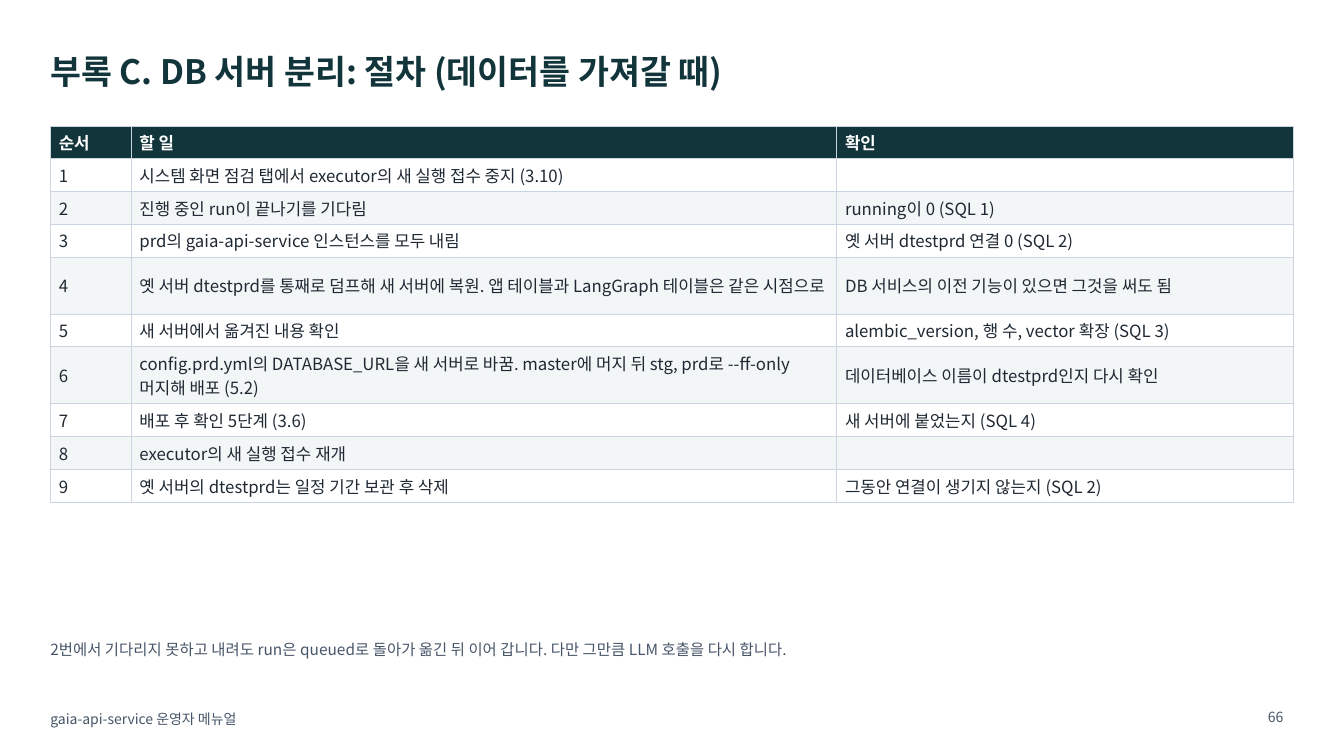
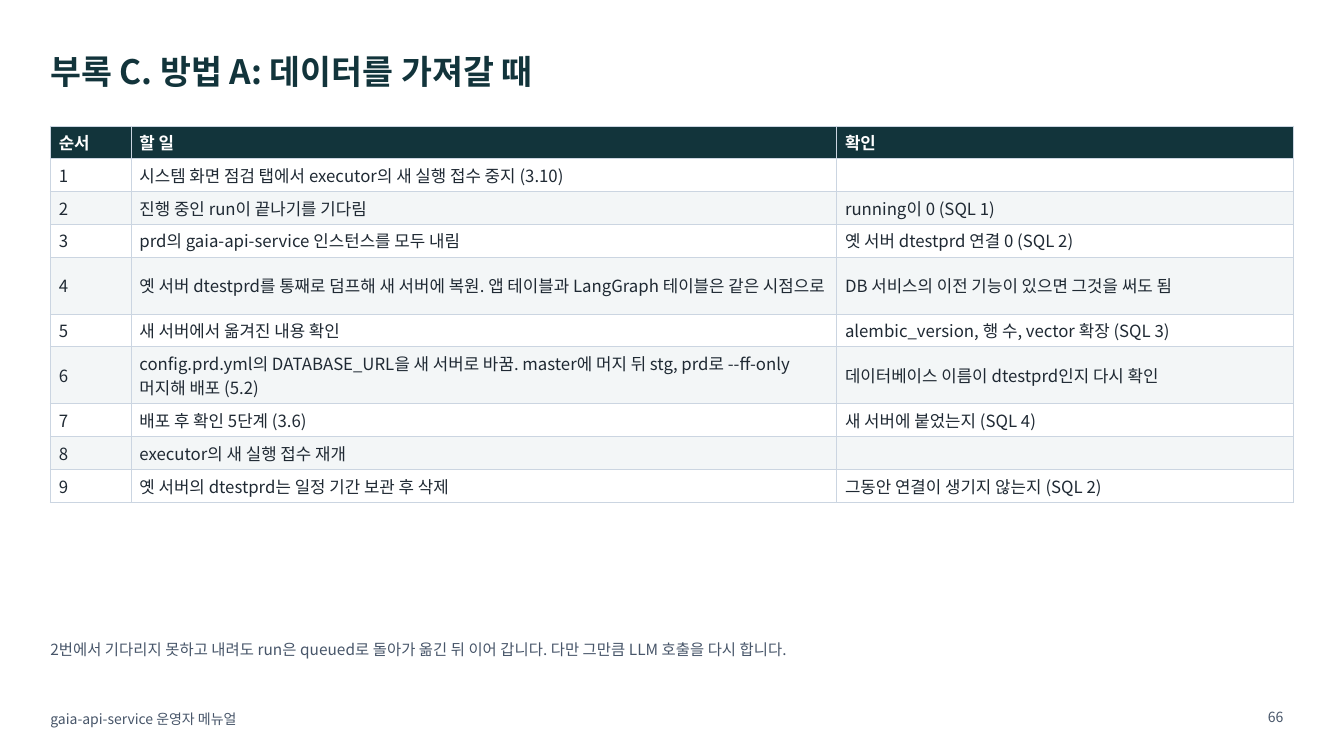
Before and after one commit to KimHwaJin/pr-agentic-service, a slide deck: slide 66 of docs/deliverables/08-operator-manual.pptx. Drawn at 1344x756 pixels with LibreOffice and Linux fonts; fonts in the diff are those of the drawing. Boxes give left, top, right and bottom in pixels: in the first picture for what was removed or moved away, otherwise in the second. Text is boxed around its words. In the diff, an @@ line names an element or a change of style, - is before the commit and + after.

```diff
--- a/docs/deliverables/08-operator-manual.pptx
+++ b/docs/deliverables/08-operator-manual.pptx
@@ title at (x1=50, y1=55, x2=533, y2=87): text changed @@
-부록 C. DB 서버 분리: 절차 (데이터를 가져갈 때)
+부록 C. 방법 A: 데이터를 가져갈 때
```
Also in this commit, not shown: 5 other slides changed, 2 slides added, 2 other files.
